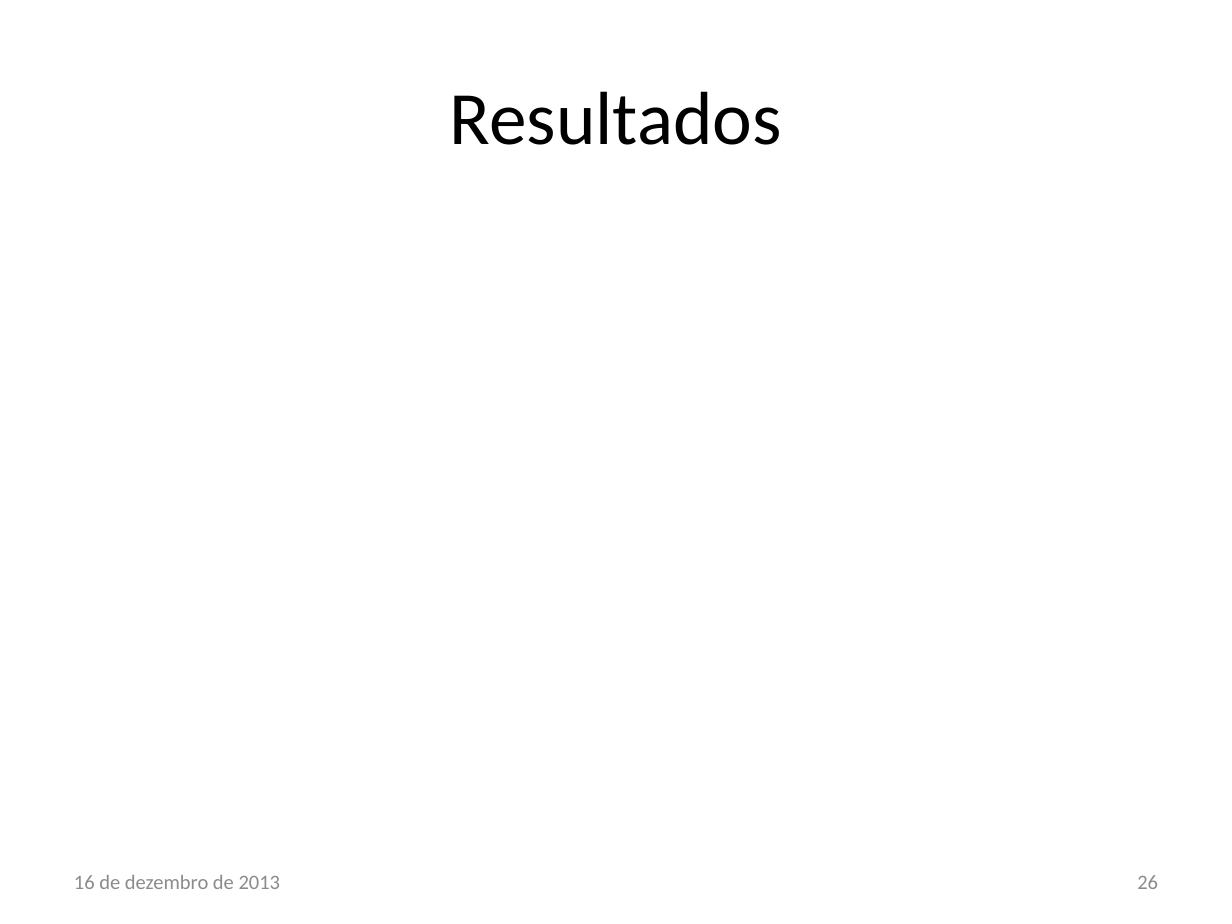
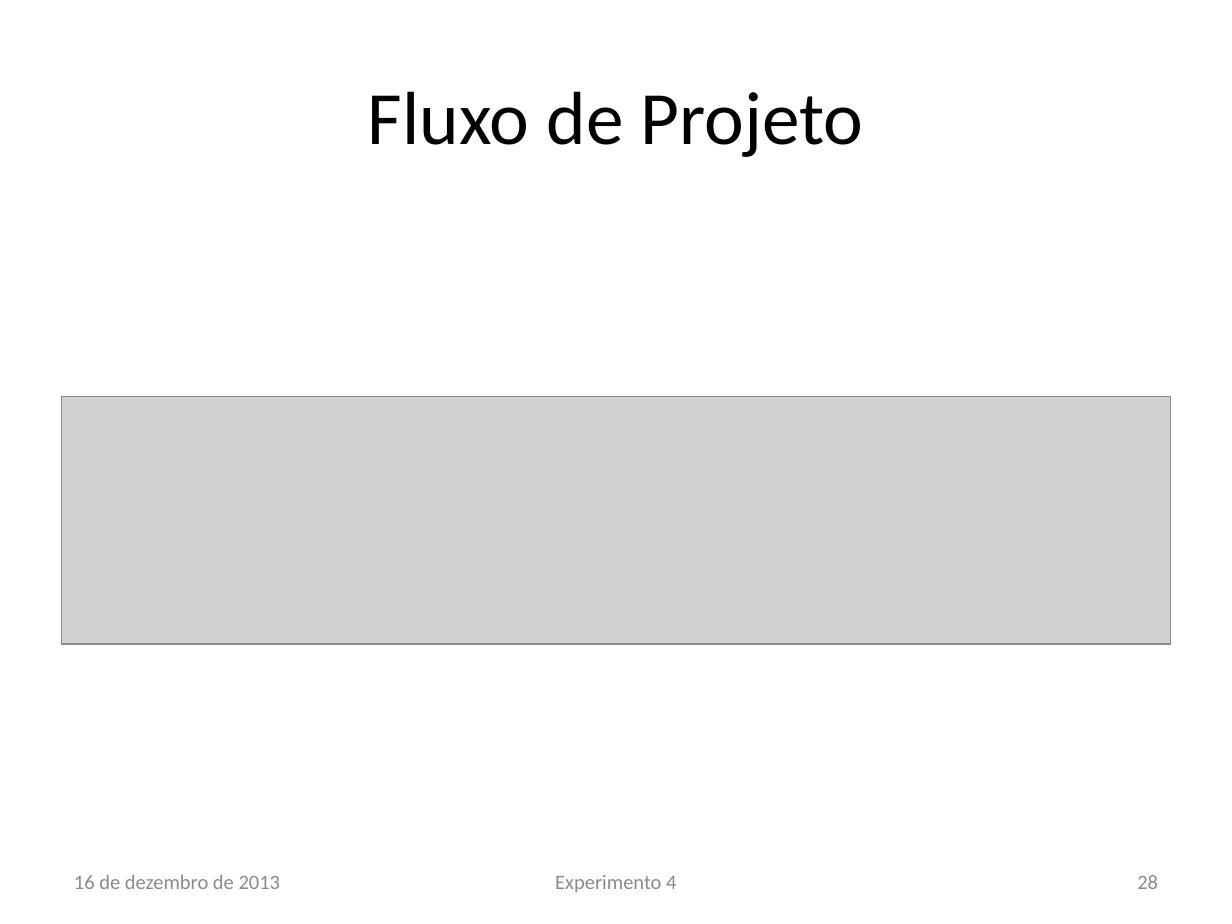
Before and after one commit to lsoliveira459/tg2, a slide deck: slide 28 of Apresentação/Estudo e Implementação de Reconfiguração Dinâmica.pptx (slide 26 before the commit). Drawn at 1232x924 pixels with LibreOffice and Linux fonts; fonts in the diff are those of the drawing; grey boxes stand for pictures; background and template pictures are left out. Boxes give left, top, right and bottom in pixels: in the first picture for what was removed or moved away, otherwise in the second. Text is boxed around its words. In the diff, an @@ line names an element or a change of style, - is before the commit and + after.

```diff
--- a/Apresentação/Estudo e Implementação de Reconfiguração Dinâmica.pptx
+++ b/Apresentação/Estudo e Implementação de Reconfiguração Dinâmica.pptx
@@ title at (368,91,864,157): text changed @@
-Resultados
+Fluxo de Projeto
@@ picture added at (62,397,1170,644) @@
@@ text added at (555,875,676,892), 12 pt, text #8C8C8C @@
+Experimento 4
@@ page number at (1137,875,1158,889): text changed @@
-26
+28
```
Also in this commit, not shown: 3 other slides changed, 3 slides added, 4 other files.
